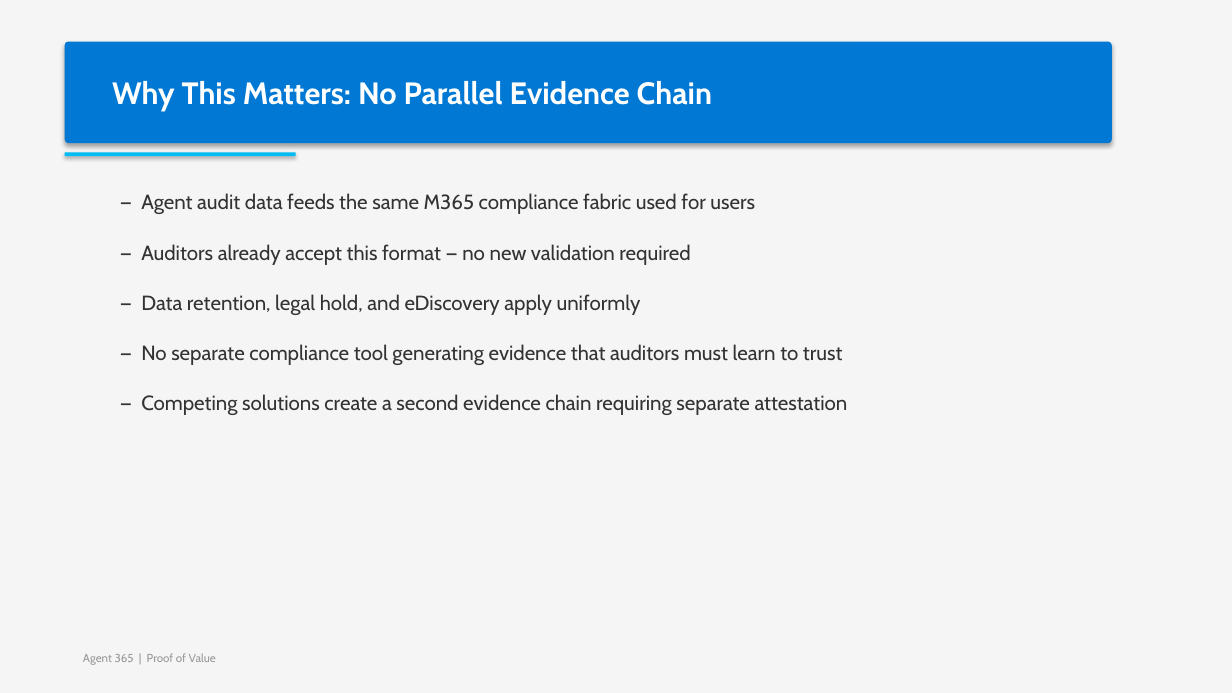
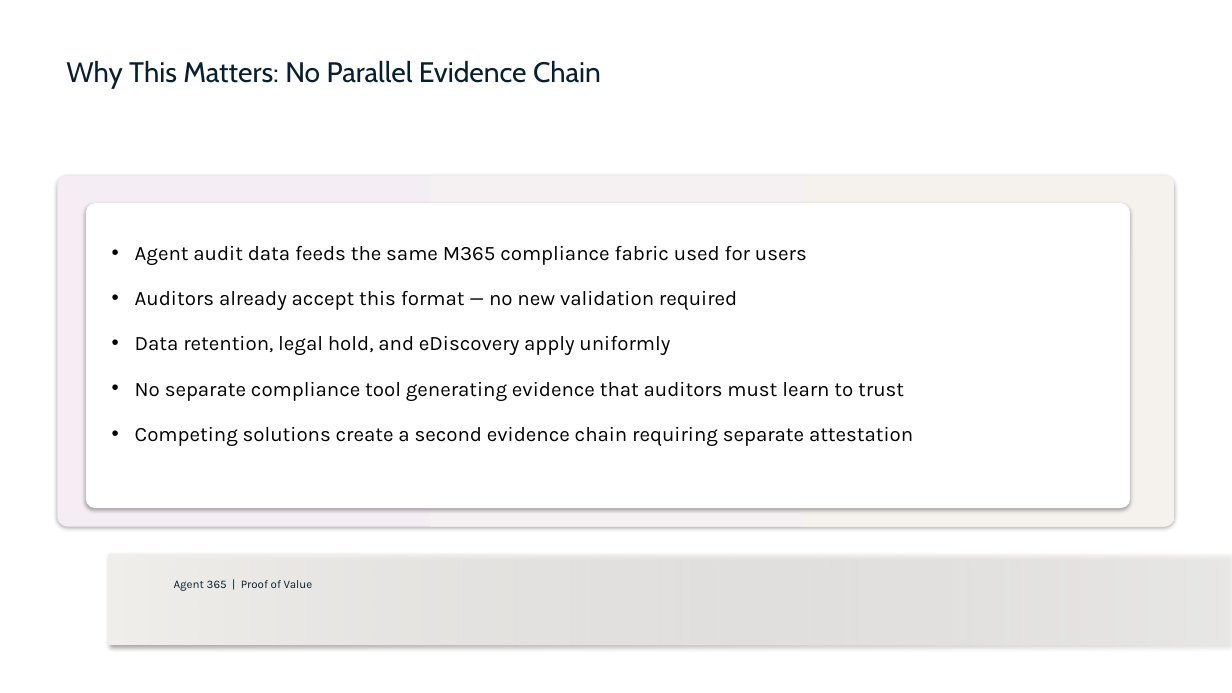
Before and after one commit to cloudtoso/Agent-365-POC, a slide deck: slide 30 of Agent365-PoV-Deck.pptx. Drawn at 1232x693 pixels with LibreOffice and Linux fonts; fonts in the diff are those of the drawing. Boxes give left, top, right and bottom in pixels: in the first picture for what was removed or moved away, otherwise in the second. Text is boxed around its words. In the diff, an @@ line names an element or a change of style, - is before the commit and + after.

```diff
--- a/Agent365-PoV-Deck.pptx
+++ b/Agent365-PoV-Deck.pptx
@@ rectangle removed at [0,0,1232,693] @@
@@ text "Why This Matters: No Parallel ...": place and size @@
-text "Why This Matters: No Parallel ..." at [65,42,1112,143]
+text "Why This Matters: No Parallel ..." at [66,60,601,89]
@@ text "Why This Matters: No Parallel ..." at [66,60,601,89]: size 24 to 22 pt, text colour #FFFFFF to #091F2E, bold off; fill #0078D4 to none; shadow off @@
@@ rounded rectangle added at [57,176,1175,527], fill gradient #F4EDF4 to #F5F2EE @@
@@ rectangle removed at [65,152,296,156] @@
@@ rounded rectangle added at [86,203,1130,508], fill #FFFFFF @@
@@ text at [135,246,913,446]: text changed; font Cabin to Karla; text colour #333333 to #000000 @@
-— Agent audit data feeds the same M365 compliance fabric used for users
-— Auditors already accept this format — no new validation required
-— Data retention, legal hold, and eDiscovery apply uniformly
-— No separate compliance tool generating evidence that auditors must learn to trust
-— Competing solutions create a second evidence chain requiring separate attestation
+• Agent audit data feeds the same M365 compliance fabric used for users
+• Auditors already accept this format — no new validation required
+• Data retention, legal hold, and eDiscovery apply uniformly
+• No separate compliance tool generating evidence that auditors must learn to trust
+• Competing solutions create a second evidence chain requiring separate attestation
@@ rectangle added at [108,555,1232,645], fill gradient #F2F0ED @@
@@ text "Agent 365 | Proof of ...": place and size @@
-text "Agent 365 | Proof of ..." at [83,653,216,665]
+text "Agent 365 | Proof of ..." at [174,580,313,591]
@@ text "Agent 365 | Proof of ..." at [174,580,313,591]: font Cabin to Karla, text colour #999999 to #091F2E @@
```
Also in this commit, not shown: 43 other slides changed, 1 other file.
